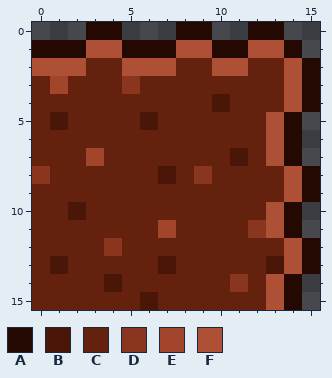
Two versions of one pixel-art sprite, tiles/dirt/dirt-11.png. The picture above was drawn from the file before the commit.
The file is 16x16 pixels.
Palette (. is transparent): A #240902  B #4a1607  C #64210e  D #8a361e  E #a3452a  F #ae5035
Pixels before, first column x 0:
 0 ...AA...AA..AA..
 1 AAAFFAAAFFAAFFA.
 2 FFFCCFFFCCFFCCFA
 3 CECCCDCCCCCCCCFA
 4 CCCCCCCCCCBCCCFA
 5 CBCCCCBCCCCCCFA.
 6 CCCCCCCCCCCCCFA.
 7 CCCECCCCCCCBCFA.
 8 DCCCCCCBCDCCCCFA
 9 CCCCCCCCCCCCCCFA
10 CCBCCCCCCCCCCFA.
11 CCCCCCCECCCCDFA.
12 CCCCDCCCCCCCCCFA
13 CBCCCCCBCCCCCBFA
14 CCCCBCCCCCCDCFA.
15 CCCCCCBCCCCCCFA.
And afterwards:
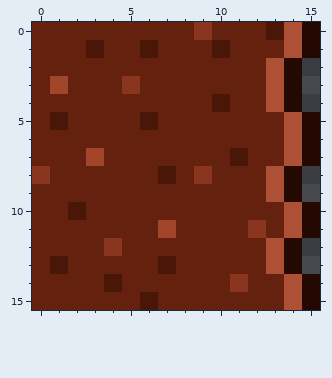
Difference:
y 0: x 0..15 ...AA...AA..AA.. -> CCCCCCCCCDCCCBFA
y 1: x 0..15 AAAFFAAAFFAAFFA. -> CCCBCCBCCCBCCCFA
y 2: x 0..2 FFF -> CCC; x 5..7 FFF -> CCC; x 10..11 FF -> CC; x 13..15 CFA -> FA.
y 3..4: x 13..15 CFA -> FA.
y 5..7: x 13..15 FA. -> CFA
y 8..9: x 13..15 CFA -> FA.
y 10..11: x 13..15 FA. -> CFA
y 12: x 13..15 CFA -> FA.
y 13: x 13..15 BFA -> FA.
y 14..15: x 13..15 FA. -> CFA
Pixel boxes of the changes (left, top, right, bottom) in both pictures:
changed: (32, 22, 320, 310)
